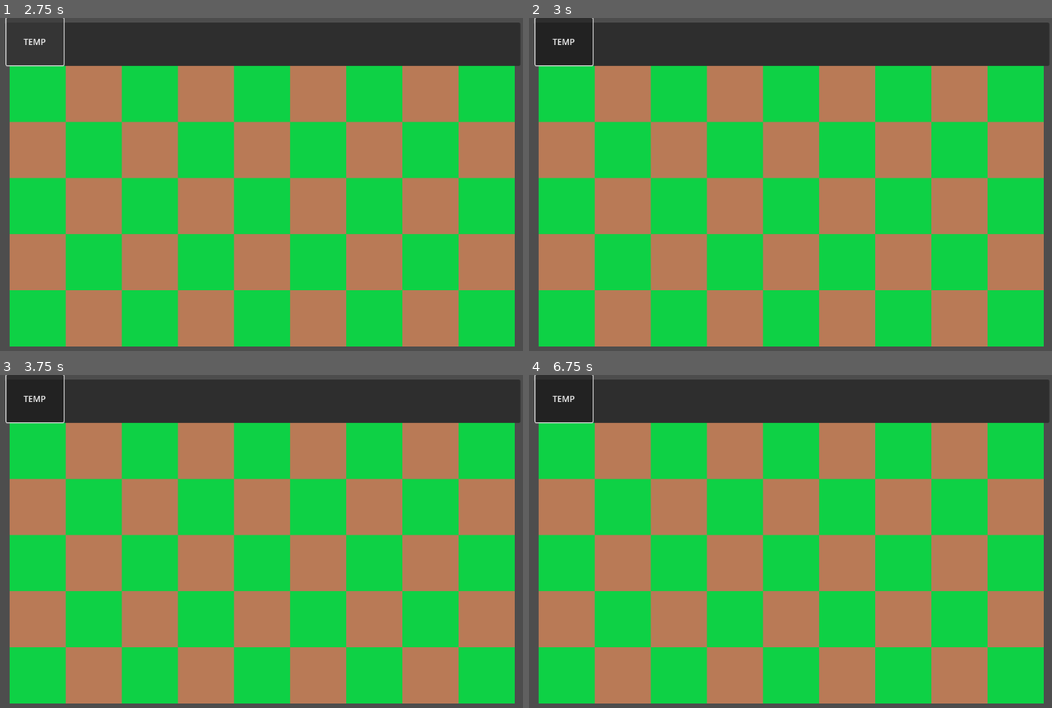
Above: before the commit, frames 1-4 (two rows, left to right).
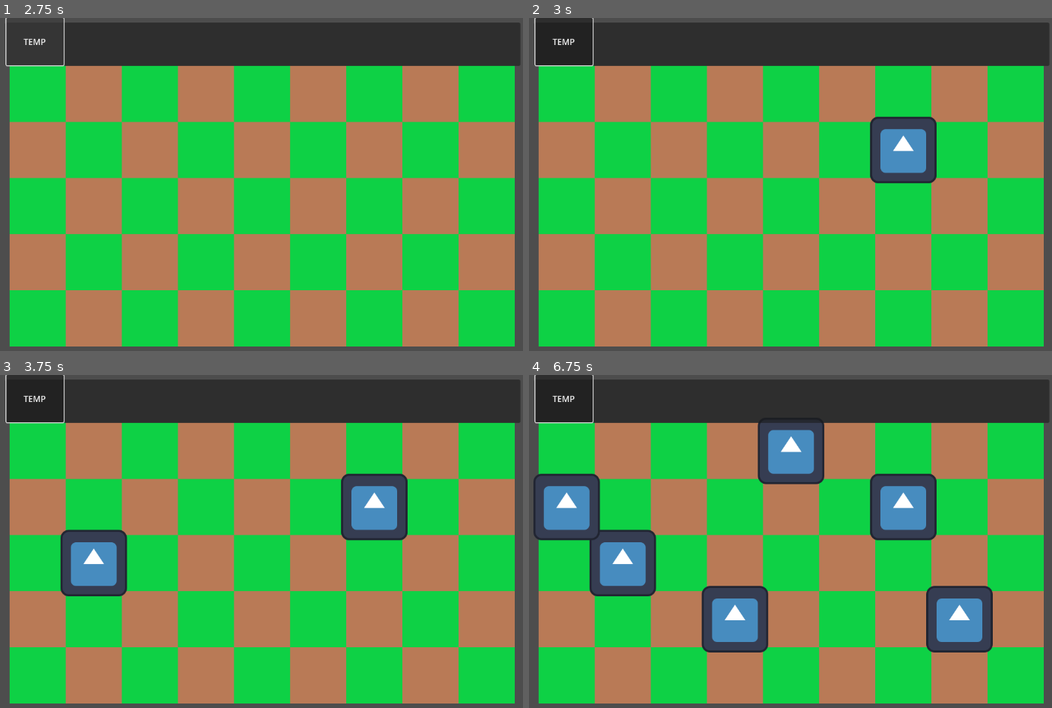
Above: after the commit, the same moments.

Repository: irule4567/RogueDefense
Game: Godot game, scene res://testing.tscn
Same seed, same stepped clock (60 frames per second), same inputs: the game is played once before the commit and once after it. The engine's default icon, where the game draws it, is replaced by a stand-in: a white triangle on a blue panel in a dark square.
Inputs (mouse positions are in pixels of both pictures, inside the frame that each line leads up to):
- Up to frame 1 (2.75 s): click "TEMP" at 0.5 s; click "TEMP" at 1.25 s; click "TEMP" at 2 s
- Up to frame 2 (3 s): tap Enter at 2.75 s; move the mouse to (884, 171) at 2.77 s; press the mouse at (884, 171) at 2.78 s
- Up to frame 3 (3.75 s): tap Space at 3.5 s; move the mouse to (104, 561) at 3.52 s; release the mouse at (104, 561) at 3.53 s; click (104, 561) at 3.6 s
- Up to frame 4 (6.75 s): tap Enter at 4.25, 5.75 s; move the mouse to (811, 468) at 4.27 s; press the mouse at (811, 468) at 4.28 s; tap Space at 5, 6.5 s; move the mouse to (722, 611) at 5.02 s; release the mouse at (722, 611) at 5.03 s; click (722, 611) at 5.1 s; move the mouse to (931, 594) at 5.77 s; press the mouse at (931, 594) at 5.78 s; move the mouse to (570, 491) at 6.52 s; release the mouse at (570, 491) at 6.53 s; click (570, 491) at 6.6 s

Frame 1 is identical in both runs. In frame 2, 2.6% of the frame differs, in the area x 65-78%, y 29-50%; in frame 3, 5.1%; in frame 4, 15%, in the area x 0-89%, y 14-84%.
Error after the commit: Invalid access to property or key '(0, -1)' on a base object of type 'Dictionary'. (res://MainGrid.gd:29)

Commit message:
Added placement of towers
Added ability to place a basic test tower. Tower doesn't currently do anything yet.

Diff:
--- a/Rouge Defense/MainGrid.gd
+++ b/Rouge Defense/MainGrid.gd
@@ -5,6 +5,10 @@
 var GridHeight = 5
 #var GridScaleFactor = 7 # How much to scale tiles by based on how much MainGrid was scaled
 var Dic = {}
+var Selected_tower
+var building
+
+
 
 func _ready():
 	for x in GridWidth:
@@ -20,3 +24,16 @@
 	if Dic.has(str(tile)):
 		#set_cell(1, tile, 1, Vector2i(0,0), 0)
 		print(Dic[str(tile)])
+
+	if Input.is_action_pressed("Click") && building == true:
+		print("Place tower ", Selected_tower, " at position", Dic[str(tile)])
+		var new_tower = load("res://Test_Tower.tscn").instantiate()
+		new_tower.position = tile*Vector2i(108,108)+Vector2i(54,54)
+		building = false
+		get_node("Towers").add_child(new_tower, true)
+
+
+
+func _on_tower_button_pressed():
+	Selected_tower = "res://Test_Tower.tscn"
+	building = true
--- /dev/null
+++ b/Rouge Defense/Test_Tower.gd
@@ -0,0 +1,11 @@
+extends Area2D
+
+
+# Called when the node enters the scene tree for the first time.
+func _ready():
+	pass # Replace with function body.
+
+
+# Called every frame. 'delta' is the elapsed time since the previous frame.
+func _process(delta):
+	pass
--- /dev/null
+++ b/Rouge Defense/Test_Tower.tscn
@@ -0,0 +1,17 @@
+[gd_scene load_steps=4 format=3 uid="uid://cw2xtiw1miap6"]
+
+[ext_resource type="Script" path="res://Test_Tower.gd" id="1_mm1kt"]
+[ext_resource type="Texture2D" uid="uid://cdh804vgjp2jd" path="res://icon.svg" id="2_cyu45"]
+
+[sub_resource type="RectangleShape2D" id="RectangleShape2D_4fudr"]
+size = Vector2(131, 122)
+
+[node name="Node2D" type="Area2D"]
+script = ExtResource("1_mm1kt")
+
+[node name="CollisionShape2D" type="CollisionShape2D" parent="."]
+position = Vector2(0.5, -3)
+shape = SubResource("RectangleShape2D_4fudr")
+
+[node name="Sprite2D" type="Sprite2D" parent="."]
+texture = ExtResource("2_cyu45")
--- a/Rouge Defense/project.godot
+++ b/Rouge Defense/project.godot
@@ -14,3 +14,11 @@
 run/main_scene="res://testing.tscn"
 config/features=PackedStringArray("4.2", "Forward Plus")
 config/icon="res://icon.svg"
+
+[input]
+
+Click={
+"deadzone": 0.5,
+"events": [Object(InputEventMouseButton,"resource_local_to_scene":false,"resource_name":"","device":-1,"window_id":0,"alt_pressed":false,"shift_pressed":false,"ctrl_pressed":false,"meta_pressed":false,"button_mask":0,"position":Vector2(0, 0),"global_position":Vector2(0, 0),"factor":1.0,"button_index":1,"canceled":false,"pressed":false,"double_click":false,"script":null)
+]
+}
--- a/Rouge Defense/testing.tscn
+++ b/Rouge Defense/testing.tscn
@@ -1,8 +1,9 @@
-[gd_scene load_steps=7 format=3 uid="uid://h1jrfc40y2b8"]
+[gd_scene load_steps=8 format=3 uid="uid://h1jrfc40y2b8"]
 
 [ext_resource type="Texture2D" uid="uid://cj8ivpf3e30re" path="res://Assets/Green_Tile.png" id="1_flg64"]
 [ext_resource type="Texture2D" uid="uid://vadgd1lyvnhr" path="res://Assets/Brown_Tile.png" id="2_spw6n"]
 [ext_resource type="Script" path="res://MainGrid.gd" id="2_w0saf"]
+[ext_resource type="PackedScene" uid="uid://cw2xtiw1miap6" path="res://Test_Tower.tscn" id="4_y4hrt"]
 
 [sub_resource type="TileSetAtlasSource" id="TileSetAtlasSource_0ymea"]
 texture = ExtResource("1_flg64")
@@ -89,6 +90,13 @@
 position = Vector2(-164, -92)
 anchor_mode = 0
 
+[node name="Towers" type="Node2D" parent="MainGrid"]
+
+[node name="Test Tower" parent="MainGrid/Towers" instance=ExtResource("4_y4hrt")]
+position = Vector2(-265, -153)
+collision_layer = 2
+collision_mask = 2
+
 [node name="PanelContainer" type="PanelContainer" parent="."]
 offset_left = -9.0
 offset_top = -83.0
@@ -104,3 +112,5 @@
 offset_right = 113.0
 offset_bottom = 82.0
 text = "TEMP"
+
+[connection signal="pressed" from="PanelContainer/TestTower/Tower_Button" to="MainGrid" method="_on_tower_button_pressed"]
Not shown, changed: Rouge Defense/Self-Organization/General plan.docx
Not shown, removed: Rouge Defense/Self-Organization/~$sets used.docx
